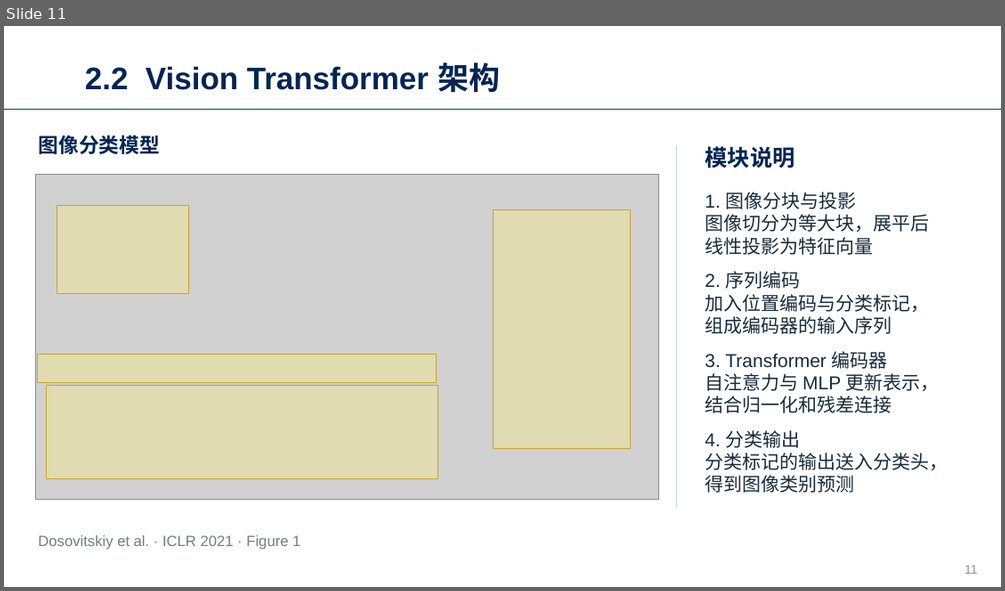
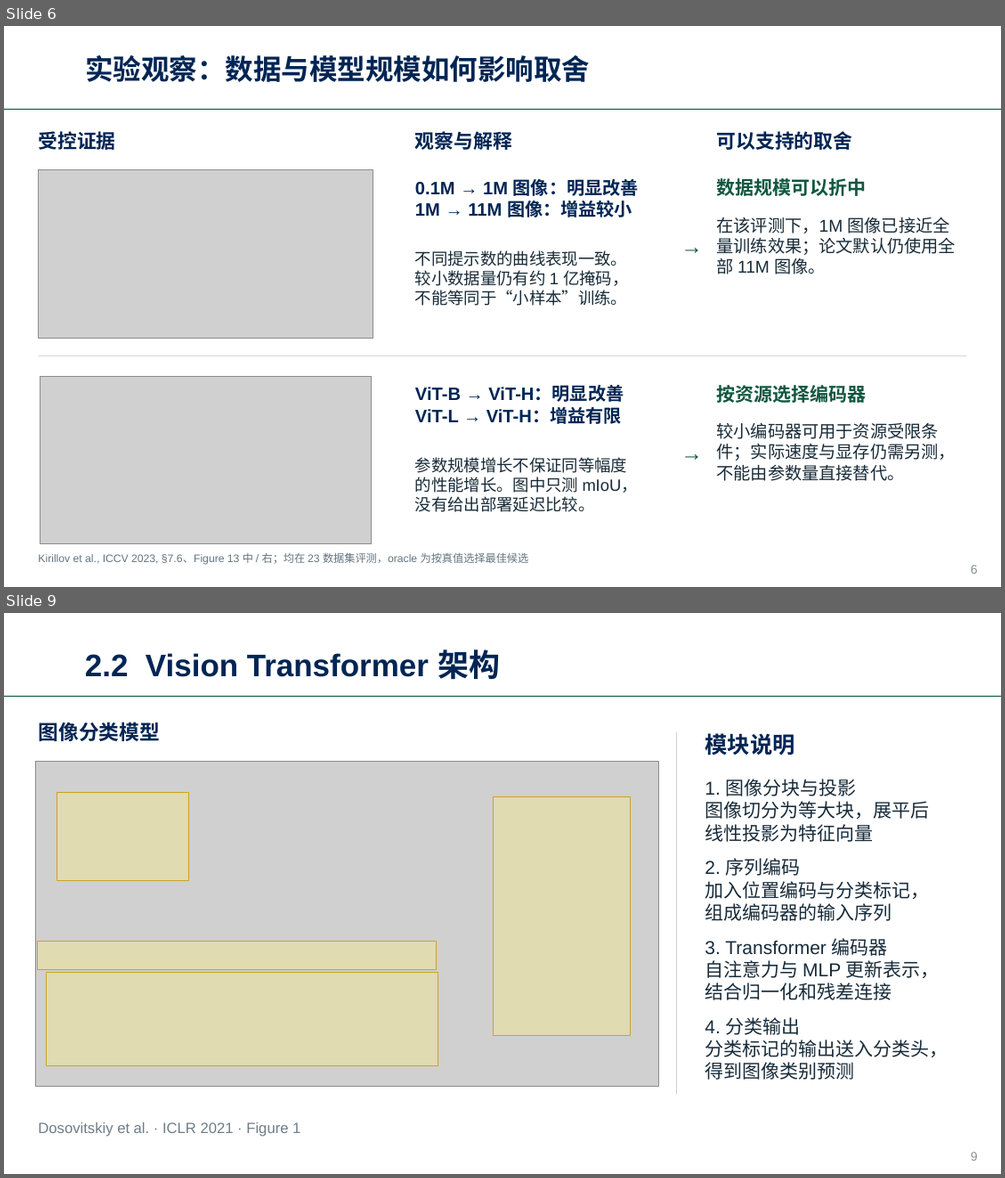
Before and after one commit to haodijia/whu-ppt-skill, a slide deck: assets/whu-template.pptx. Shown one above the other, each under a label of ours: slide 11 before the commit, slides 6 and 9 after it; the slides between them are not shown. The pictures are 1005x591 and 1005x1178 pixels, drawn with LibreOffice and Linux fonts; fonts in the diff are those of the drawing; grey boxes stand for pictures; background and template pictures are left out. Boxes give left, top, right and bottom in pixels: in the first picture for what was removed or moved away, otherwise in the second. Text is boxed around its words. In the diff, an @@ line names an element or a change of style, - is before the commit and + after.

```diff
--- a/assets/whu-template.pptx
+++ b/assets/whu-template.pptx
@@ slide 6 added at box(4, 26, 1001, 587), background #FFFFFF; not listed: 1 template element that a slide beside it also shows @@
@@ text added at box(85, 55, 590, 82), 27 pt, text #002554, bold @@
+实验观察：数据与模型规模如何影响取舍
@@ text added at box(38, 131, 115, 150), 18.8 pt, text #002554, bold @@
+受控证据
@@ text added at box(415, 131, 512, 150), 18.8 pt, text #002554, bold @@
+观察与解释
@@ text added at box(717, 131, 853, 150), 18.8 pt, text #002554, bold @@
+可以支持的取舍
@@ picture added at box(39, 170, 373, 338) @@
@@ text added at box(415, 179, 639, 217), 17.2 pt, text #002554, bold @@
+0.1M → 1M 图像：明显改善
+1M → 11M 图像：增益较小
@@ text added at box(717, 178, 866, 196), 18 pt, text #115740, bold @@
+数据规模可以折中
@@ text added at box(680, 232, 705, 264), 21 pt, text #115740, bold @@
+→
@@ text added at box(717, 216, 955, 274), 16.5 pt, text #182B38 @@
+在该评测下，1M 图像已接近全量训练效果；论文默认仍使用全部 11M 图像。
@@ text added at box(415, 250, 628, 305), 15.8 pt, text #182B38 @@
+不同提示数的曲线表现一致。
+较小数据量仍有约 1 亿掩码，
+不能等同于“小样本”训练。
@@ rectangle added at box(39, 356, 967, 356), fill #CED7DB @@
@@ picture added at box(40, 377, 372, 544) @@
@@ text added at box(415, 386, 623, 424), 17.2 pt, text #002554, bold @@
+ViT-B → ViT-H：明显改善
+ViT-L → ViT-H：增益有限
@@ text added at box(717, 385, 866, 402), 18 pt, text #115740, bold @@
+按资源选择编码器
@@ text added at box(717, 423, 955, 481), 16.5 pt, text #182B38 @@
+较小编码器可用于资源受限条件；实际速度与显存仍需另测，不能由参数量直接替代。
@@ text added at box(680, 439, 705, 470), 21 pt, text #115740, bold @@
+→
@@ text added at box(415, 457, 638, 512), 15.8 pt, text #182B38 @@
+参数规模增长不保证同等幅度
+的性能增长。图中只测 mIoU，
+没有给出部署延迟比较。
@@ text added at box(38, 552, 529, 564), 10.5 pt, text #647580 @@
+Kirillov et al., ICCV 2023, §7.6、Figure 13 中 / 右；均在 23 数据集评测，oracle 为按真值选择最佳候选
@@ page number added at box(971, 564, 978, 573), 12 pt, text #879390 @@
+6
@@ what was slide 11 is now slide 9 @@
@@ page number at box(971, 1151, 978, 1160): text changed @@
-11
+9
```
Also in this commit, not shown: 12 other slides added, 15 slides removed, 34 other files.
